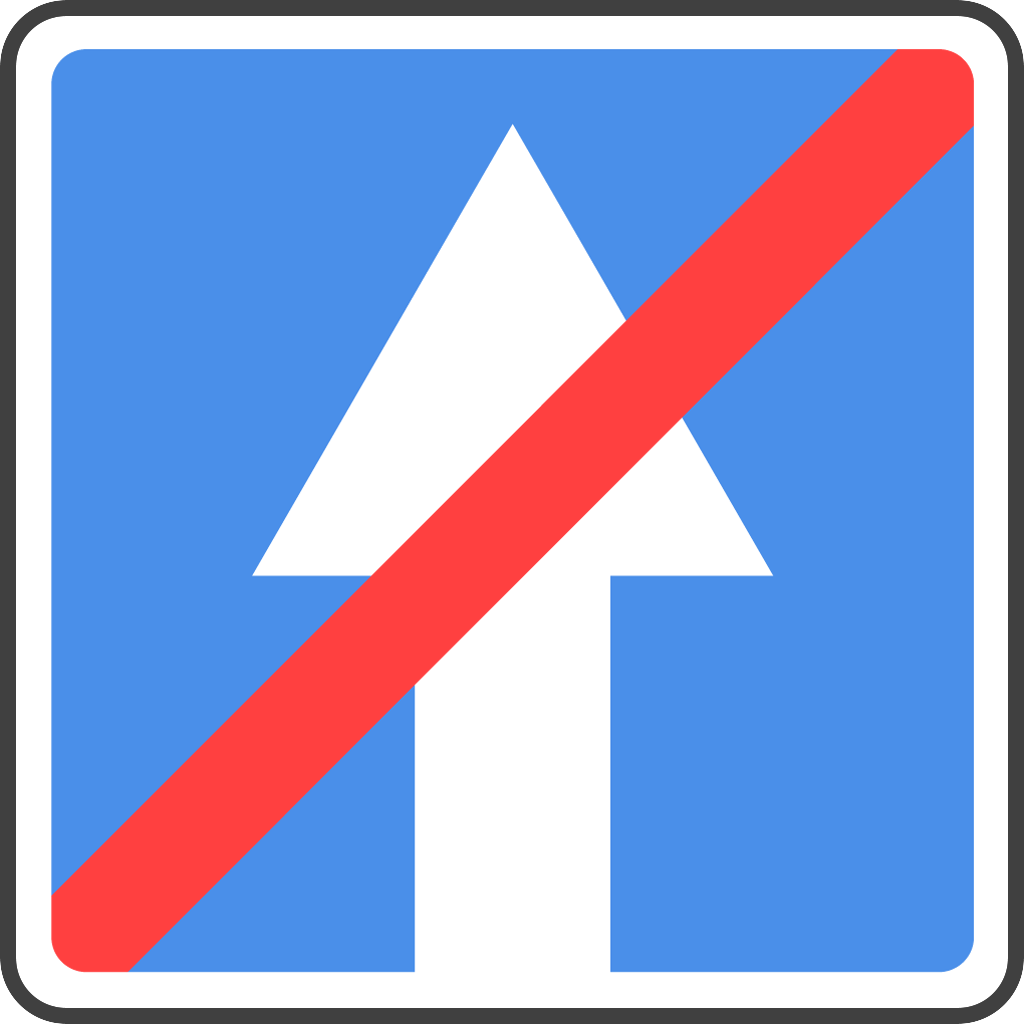
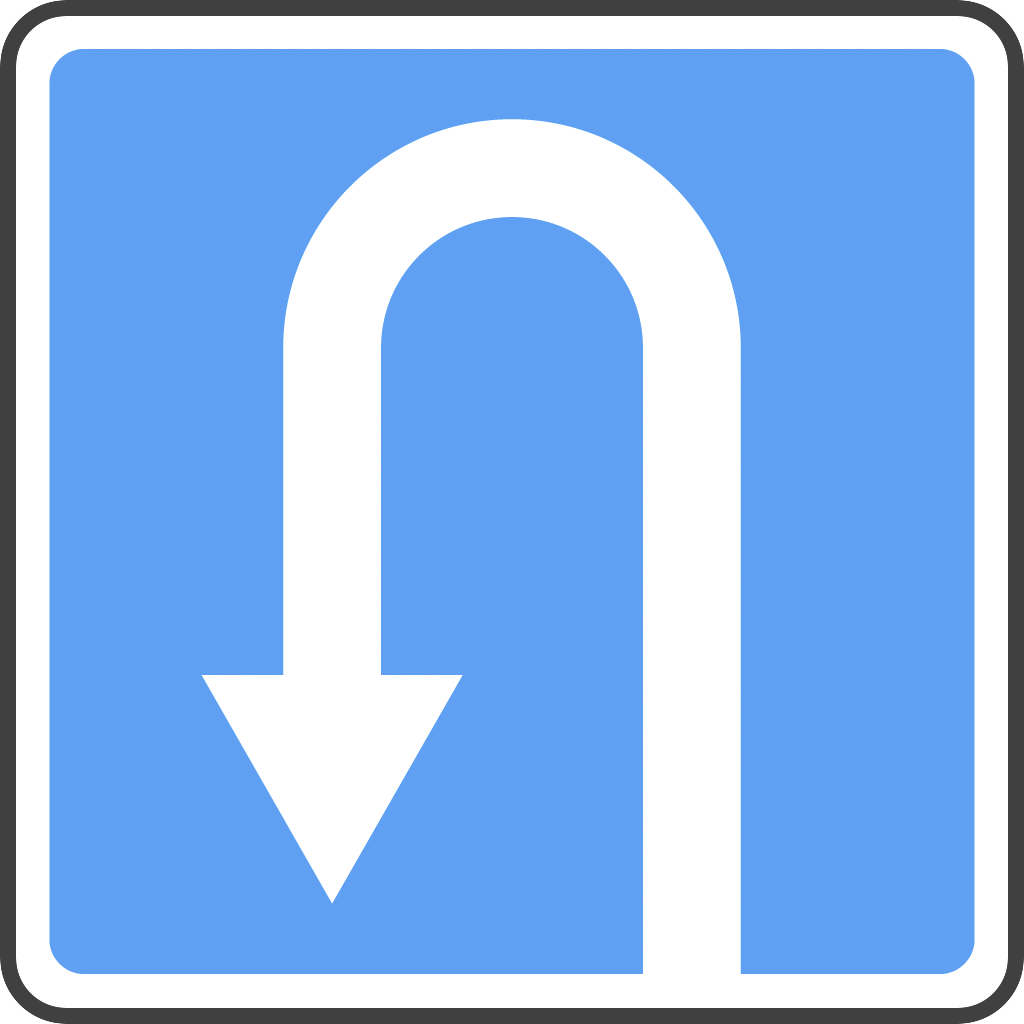
Revision of a layered 1024×1024 image; what changed, layer by layer:
painted on "Прямоугольник, скругл. углы 1 копия 4", unmasked it over [49, 49, 975, 974]
added group "6.3.1" with 1 layers in group "Группа 1" over [49, 49, 975, 974]
added layer "Слой 5" in group "6.3.1" over [49, 49, 975, 974]
hid group "5.6" (1 layers) over [49, 49, 975, 974]
hid group "5.5" (1 layers) over [49, 49, 975, 974]